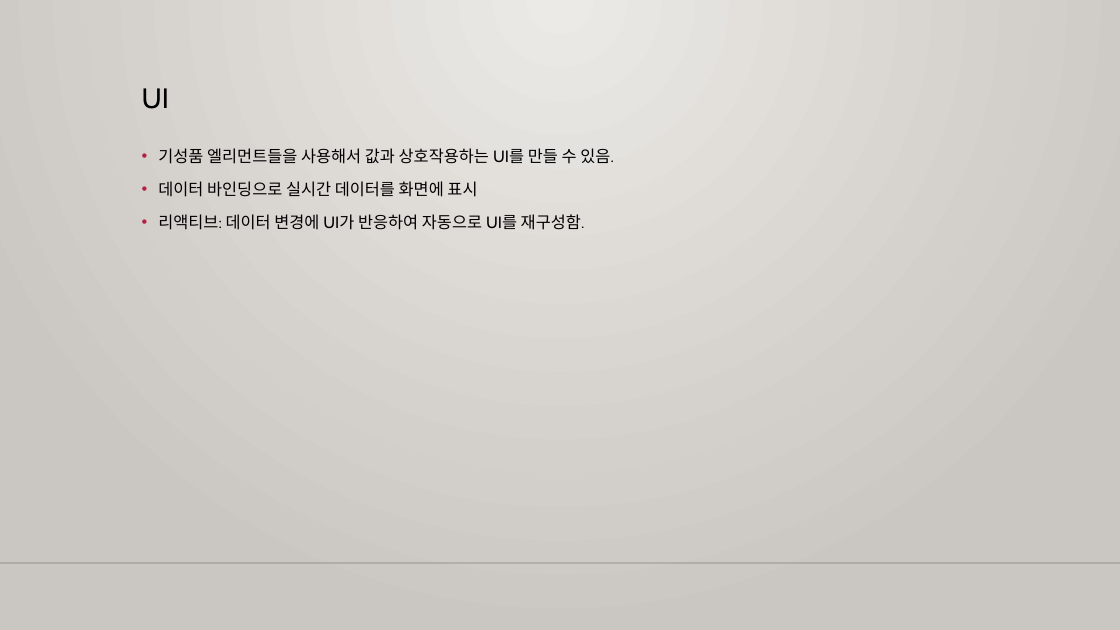
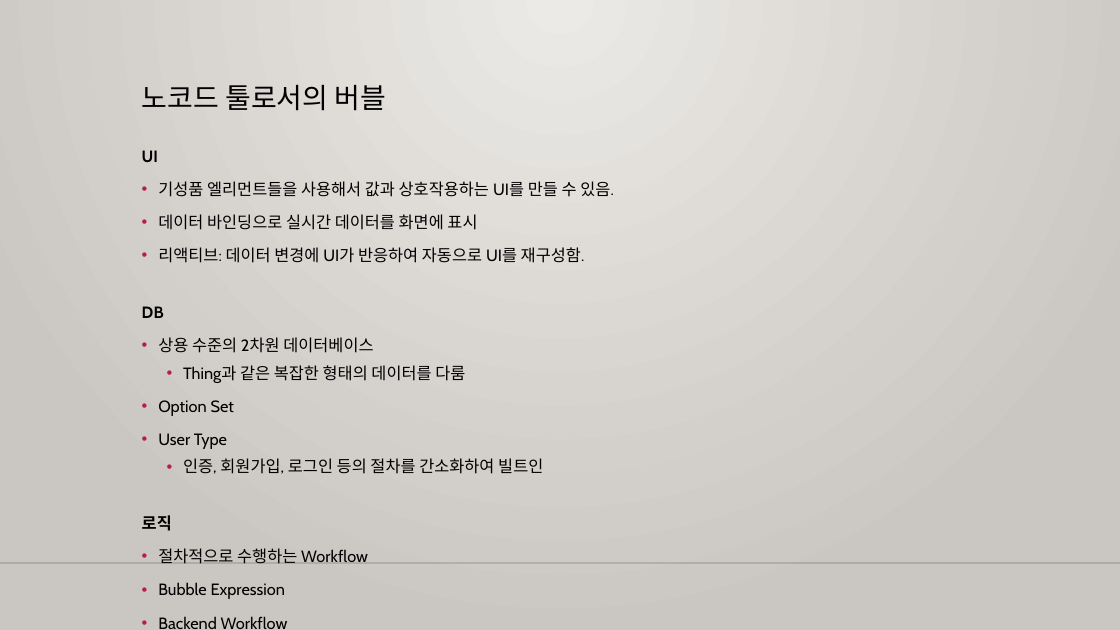
Before and after one commit to m00nlygreat/obsidian-vault, a slide deck: slide 2 of 노코드 엔지니어링/노코드 최강자 버블.pptx (slide 3 before the commit). Drawn at 1120x630 pixels with LibreOffice and Linux fonts; fonts in the diff are those of the drawing; background and template pictures are left out. Boxes give left, top, right and bottom in pixels: in the first picture for what was removed or moved away, otherwise in the second. Text is boxed around its words. In the diff, an @@ line names an element or a change of style, - is before the commit and + after.

Commit message:
백업 완료: 2023-11-26 05:21:28
Affected files:
노코드 엔지니어링/노코드 최강자 버블.pptx

```diff
--- a/노코드 엔지니어링/노코드 최강자 버블.pptx
+++ b/노코드 엔지니어링/노코드 최강자 버블.pptx
@@ title at (142, 85, 387, 111): text changed @@
-UI
+노코드 툴로서의 버블
@@ text at (142, 150, 158, 162): paragraph added @@
+UI
@@ text at (142, 306, 543, 629): paragraphs added @@
+DB
+• 상용 수준의 2차원 데이터베이스
+  • Thing과 같은 복잡한 형태의 데이터를 다룸
+• Option Set
+• User Type
+  • 인증, 회원가입, 로그인 등의 절차를 간소화하여 빌트인
+로직
+• 절차적으로 수행하는 Workflow
+• Bubble Expression
+• Backend Workflow
+  • API Workflow
+  • Data API
+높은 자유도와 용이성
```
Also in this commit, not shown: 1 other slide changed, 1 slide added, 3 slides removed.
